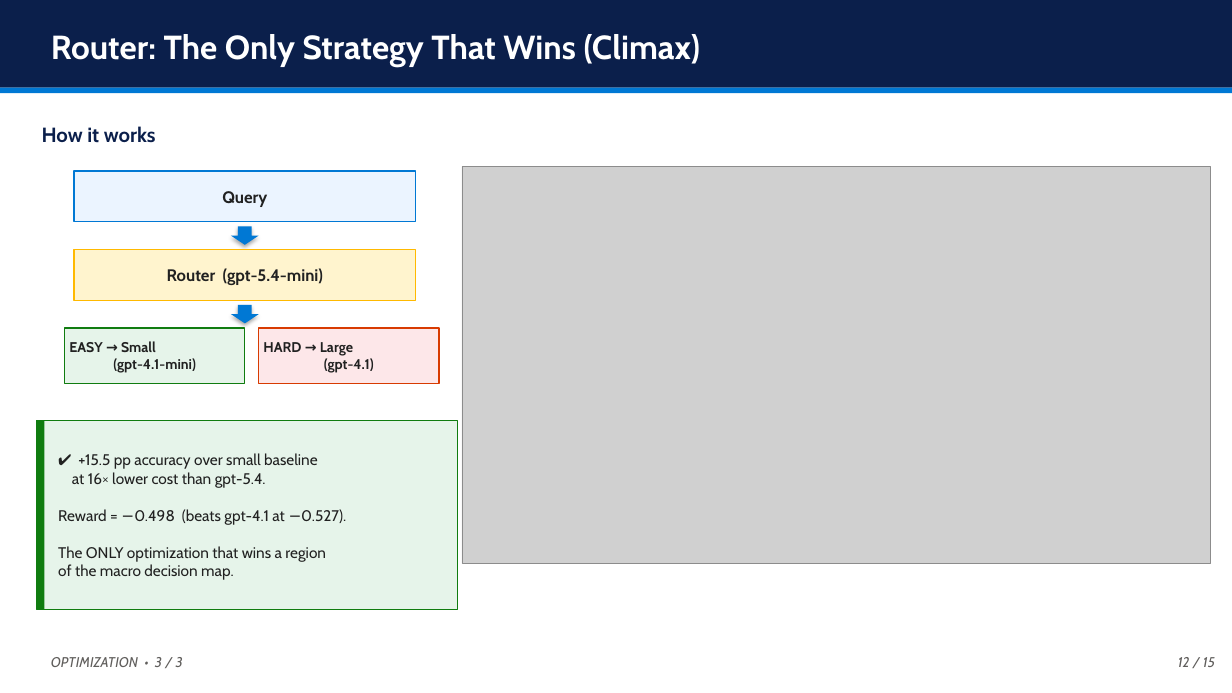
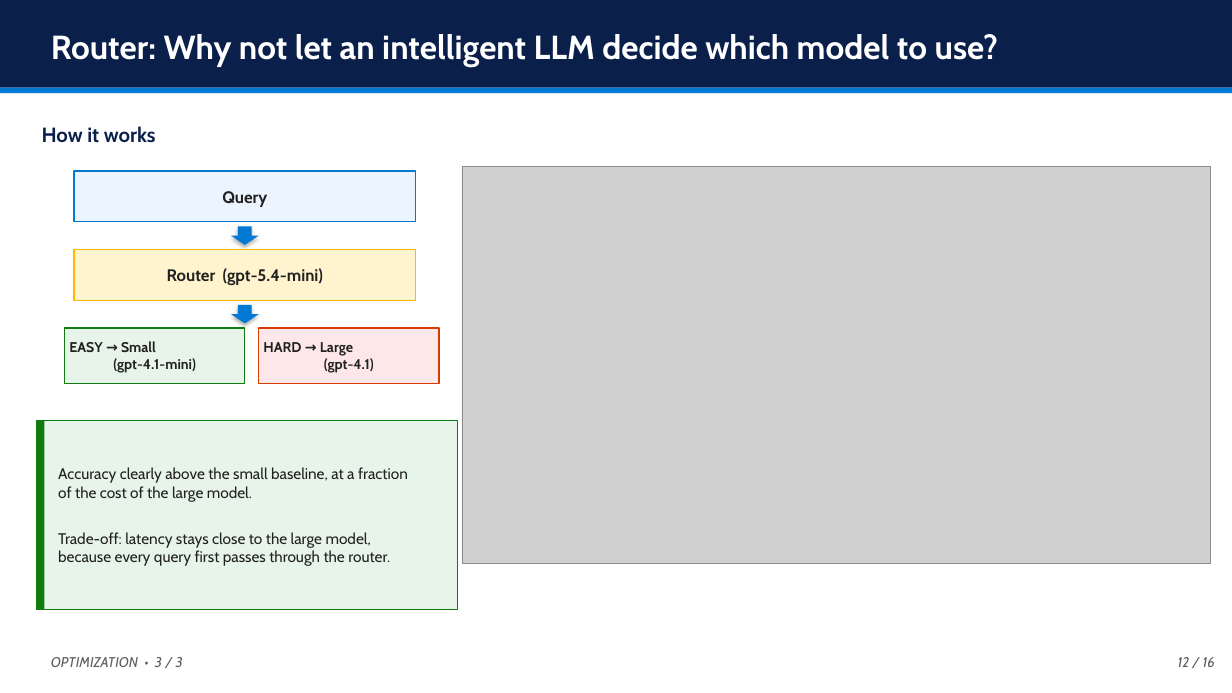
Before and after one commit to MatinAbaszada/llm-evaluation-azure, a slide deck: slide 12 of Presentation/Thesis_Defense.pptx. Drawn at 1232x693 pixels with LibreOffice and Linux fonts; fonts in the diff are those of the drawing; grey boxes stand for pictures. Boxes give left, top, right and bottom in pixels: in the first picture for what was removed or moved away, otherwise in the second. Text is boxed around its words. In the diff, an @@ line names an element or a change of style, - is before the commit and + after.

```diff
--- a/Presentation/Thesis_Defense.pptx
+++ b/Presentation/Thesis_Defense.pptx
@@ text at (x1=51, y1=34, x2=998, y2=67): text changed @@
-Router: The Only Strategy That Wins (Climax)
+Router: Why not let an intelligent LLM decide which model to use?
@@ text at (x1=58, y1=467, x2=408, y2=566): text changed @@
-✔ +15.5 pp accuracy over small baseline
-at 16× lower cost than gpt-5.4.
-Reward = −0.498 (beats gpt-4.1 at −0.527).
-The ONLY optimization that wins a region
-of the macro decision map.
+Accuracy clearly above the small baseline, at a fraction
+of the cost of the large model.
+Trade-off: latency stays close to the large model,
+because every query first passes through the router.
@@ text at (x1=1178, y1=657, x2=1215, y2=667): text changed @@
-12 / 15
+12 / 16
```
Also in this commit, not shown: 17 other slides changed, 3 slides added, 8 other files.
